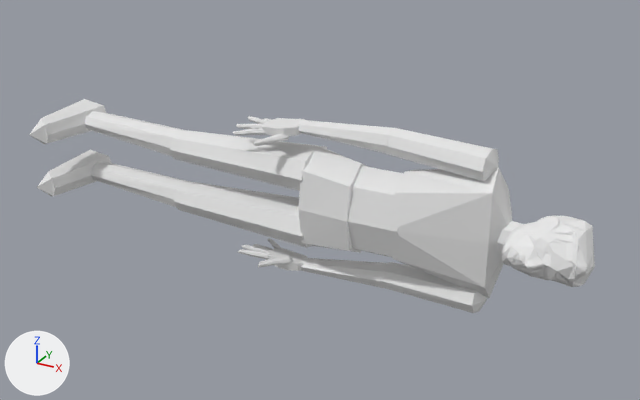
Renders of the OBJ model Datasets/UnifiedPreprocessed/Data/Humanoid/m130_unified.obj from each side of a commit.
Both versions are drawn from a 50 mm camera at (0.641, -1.165, 0.588) aimed at (-0.005, 0.01, 0.001). The lights are fixed; the arrows at lower left show +X, +Y and +Z. The first picture is the older version. Where no turn or scale is listed for an object, it has been applied to the vertices.

The first picture shows 'm130_unified'.
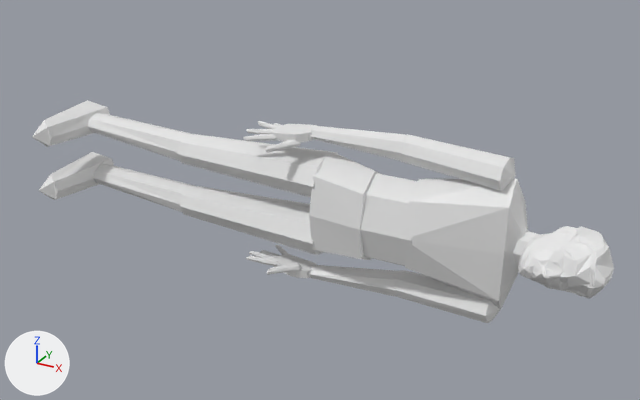
Boxes [x1, y1, x2, y2] around the edits, measured in the pictures (640 x 400 px; the box of a moved part takes in the faces that stretch with it):
'm130_unified', reshaped: before [29, 99, 595, 313]; after [32, 100, 614, 323]
part 1 of me_m130_unified, rebuilt: before [502, 215, 595, 287]; after [518, 226, 614, 299]
part 2 of me_m130_unified, rebuilt: before [298, 145, 368, 253]; after [309, 151, 380, 260]
part 3 of me_m130_unified, rebuilt (6% taller): before [300, 258, 387, 288]; after [309, 265, 398, 297]
part 4 of me_m130_unified, rebuilt: before [263, 136, 275, 144]; after [259, 134, 277, 141]
part 5 of me_m130_unified, rebuilt: before [390, 167, 513, 298]; after [403, 179, 528, 310]
part 6 of me_m130_unified, rebuilt: before [174, 181, 313, 248]; after [180, 186, 324, 255]
part 7 of me_m130_unified, rebuilt: before [91, 162, 188, 207]; after [93, 165, 195, 212]
part 8 of me_m130_unified, rebuilt (7% taller): before [387, 128, 499, 181]; after [401, 134, 516, 191]
part 9 of me_m130_unified, rebuilt: before [170, 130, 327, 191]; after [177, 134, 338, 197]
part 10 of me_m130_unified, rebuilt: before [298, 120, 392, 154]; after [310, 125, 407, 161]
part 11 of me_m130_unified, rebuilt: before [85, 111, 183, 157]; after [88, 113, 191, 161]
part 12 of me_m130_unified, rebuilt: before [383, 262, 487, 313]; after [394, 270, 500, 323]
part 13 of me_m130_unified, rebuilt: before [334, 166, 404, 257]; after [347, 173, 418, 266]
part 14 of me_m130_unified, deleted: before [233, 116, 521, 254]
part 15 of me_m130_unified, reshaped: before [238, 244, 307, 271]; after [246, 245, 316, 278]
part 16 of me_m130_unified, reshaped: before [240, 118, 305, 146]; after [243, 121, 317, 153]
part 17 of me_m130_unified, moved or reshaped: before [29, 99, 111, 196]; after [32, 100, 114, 200]
part 18 of me_m130_unified, added: after [513, 231, 540, 264]

Patch to the scene script:
```diff
--- a/Datasets/UnifiedPreprocessed/Data/Humanoid/m130_unified.obj.py
+++ b/Datasets/UnifiedPreprocessed/Data/Humanoid/m130_unified.obj.py
@@ me_m130_unified @@
-me_m130_unified.from_pydata(...)  # 3817 vertices, 7437 faces; spans x -0.556..0.444, y -0.086..0.086, z -0.14..0.141
+me_m130_unified.from_pydata(...)  # 8209 vertices, 16230 faces; spans x -0.528..0.472, y -0.11..0.071, z -0.142..0.138
+# me_m130_unified part 1: the loose piece of 765 vertices spanning x 0.317..0.444, y -0.053..0.071, z -0.05..0.05 is rebuilt with 612 vertices and now spans x 0.345..0.472, y -0.062..0.062, z -0.055..0.044
+# me_m130_unified part 2: the loose piece of 66 vertices spanning x -0.04..0.082, y -0.043..0.086, z -0.092..0.091 is rebuilt with 27 vertices and now spans x -0.012..0.11, y -0.056..0.071, z -0.09..0.092
+# me_m130_unified part 3: the loose piece of 66 vertices spanning x -0.045..0.122, y -0.009..0.051, z -0.14..-0.096 is rebuilt with 32 vertices and now spans x -0.018..0.148, y -0.024..0.037, z -0.142..-0.098
+# me_m130_unified part 4: the loose piece of 66 vertices spanning x -0.083..-0.06, y -0.052..-0.026, z 0.103..0.115 is rebuilt with 189 vertices and now spans x -0.087..-0.059, y -0.046..-0.027, z 0.106..0.12
+# me_m130_unified part 5: the loose piece of 66 vertices spanning x 0.127..0.32, y -0.039..0.068, z -0.108..0.112 is rebuilt with 21 vertices and now spans x 0.155..0.347, y -0.051..0.055, z -0.116..0.103
+# me_m130_unified part 6: the loose piece of 66 vertices spanning x -0.299..0.002, y -0.033..0.071, z -0.089..-0.011 is rebuilt with 24 vertices and now spans x -0.271..0.029, y -0.048..0.056, z -0.088..-0.011
+# me_m130_unified part 7: the loose piece of 66 vertices spanning x -0.521..-0.26, y -0.015..0.06, z -0.075..-0.023 is rebuilt with 36 vertices and now spans x -0.493..-0.232, y -0.034..0.037, z -0.071..-0.019
+# me_m130_unified part 8: the loose piece of 66 vertices spanning x 0.102..0.287, y -0.011..0.054, z 0.086..0.14 is rebuilt with 21 vertices and now spans x 0.132..0.317, y -0.021..0.042, z 0.081..0.138
+# me_m130_unified part 9: the loose piece of 66 vertices spanning x -0.299..0.002, y -0.033..0.071, z 0.011..0.089 is rebuilt with 35 vertices and now spans x -0.27..0.031, y -0.048..0.056, z 0.011..0.088
+# me_m130_unified part 10: the loose piece of 66 vertices spanning x -0.045..0.122, y -0.009..0.05, z 0.097..0.141 is rebuilt with 25 vertices and now spans x -0.015..0.151, y -0.024..0.038, z 0.094..0.138
+# me_m130_unified part 11: the loose piece of 66 vertices spanning x -0.522..-0.26, y -0.015..0.06, z 0.023..0.075 is rebuilt with 43 vertices and now spans x -0.492..-0.231, y -0.034..0.037, z 0.027..0.079
+# me_m130_unified part 12: the loose piece of 66 vertices spanning x 0.103..0.288, y -0.01..0.054, z -0.14..-0.086 is rebuilt with 23 vertices and now spans x 0.128..0.313, y -0.021..0.041, z -0.142..-0.09
+# me_m130_unified part 13: the loose piece of 66 vertices spanning x 0.037..0.166, y -0.042..0.067, z -0.074..0.075 is rebuilt with 39 vertices and now spans x 0.065..0.194, y -0.056..0.054, z -0.077..0.073
+# me_m130_unified part 14: 13 loose pieces with 858 vertices, spanning x -0.152..0.344, y -0.036..0.049, z -0.123..0.123, are deleted
+# me_m130_unified part 15: 14 vertices moved within x -0.125..-0.063, y -0.036..0.001, z -0.12..-0.106; 718 vertices removed from x -0.143..-0.03, y -0.064..0.032, z -0.131..-0.103; 3592 vertices added at x -0.125..-0.004, y -0.08..0.024, z -0.131..-0.102
+# me_m130_unified part 16: 7 vertices moved within x -0.118..-0.087, y -0.025..0.018, z 0.109..0.116; 529 vertices removed from x -0.132..-0.031, y -0.064..0.032, z 0.103..0.132; 3297 vertices added at x -0.121..0.0, y -0.08..0.024, z 0.104..0.131
+# me_m130_unified part 17: 116 vertices removed from x -0.556..-0.495, y -0.086..0.075, z -0.082..0.081; 129 vertices added at x -0.528..-0.466, y -0.11..0.052, z -0.074..0.089
+# me_m130_unified part 18: 25 vertices added at x 0.325..0.371, y -0.015..0.039, z -0.034..0.023
```
